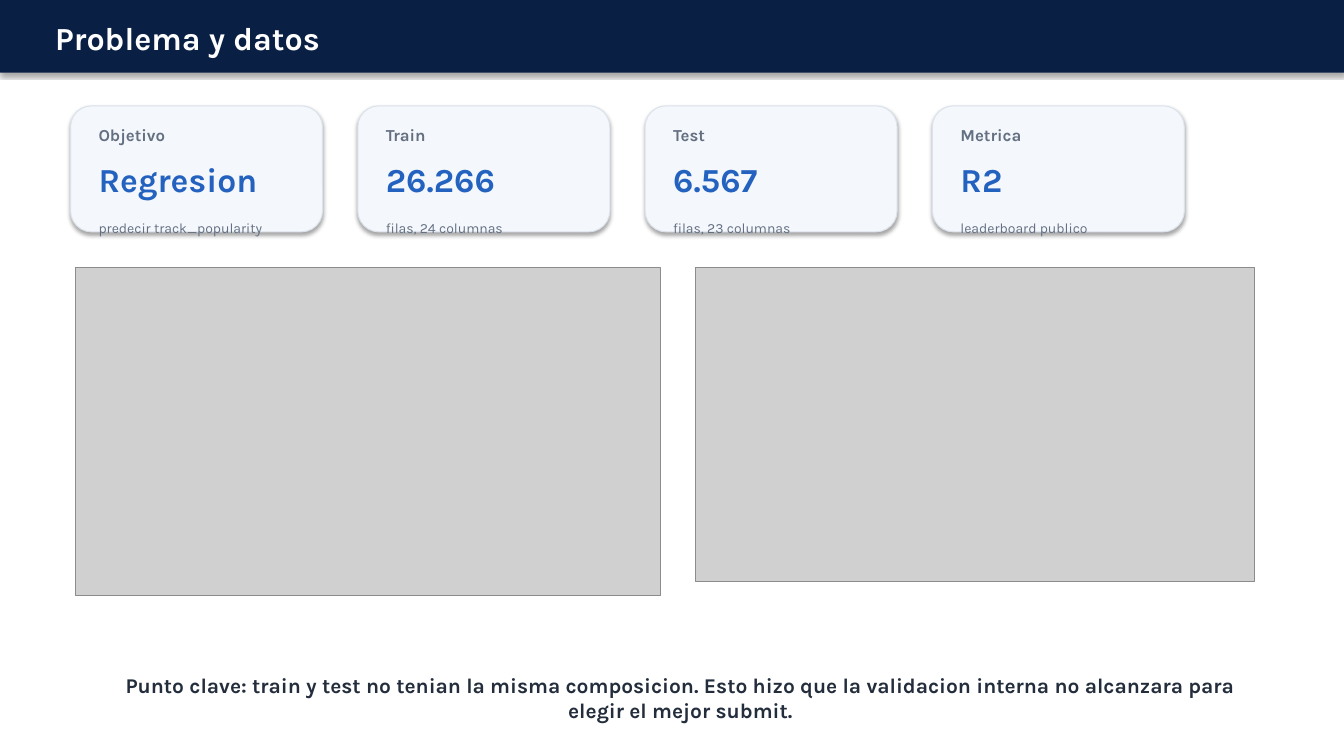
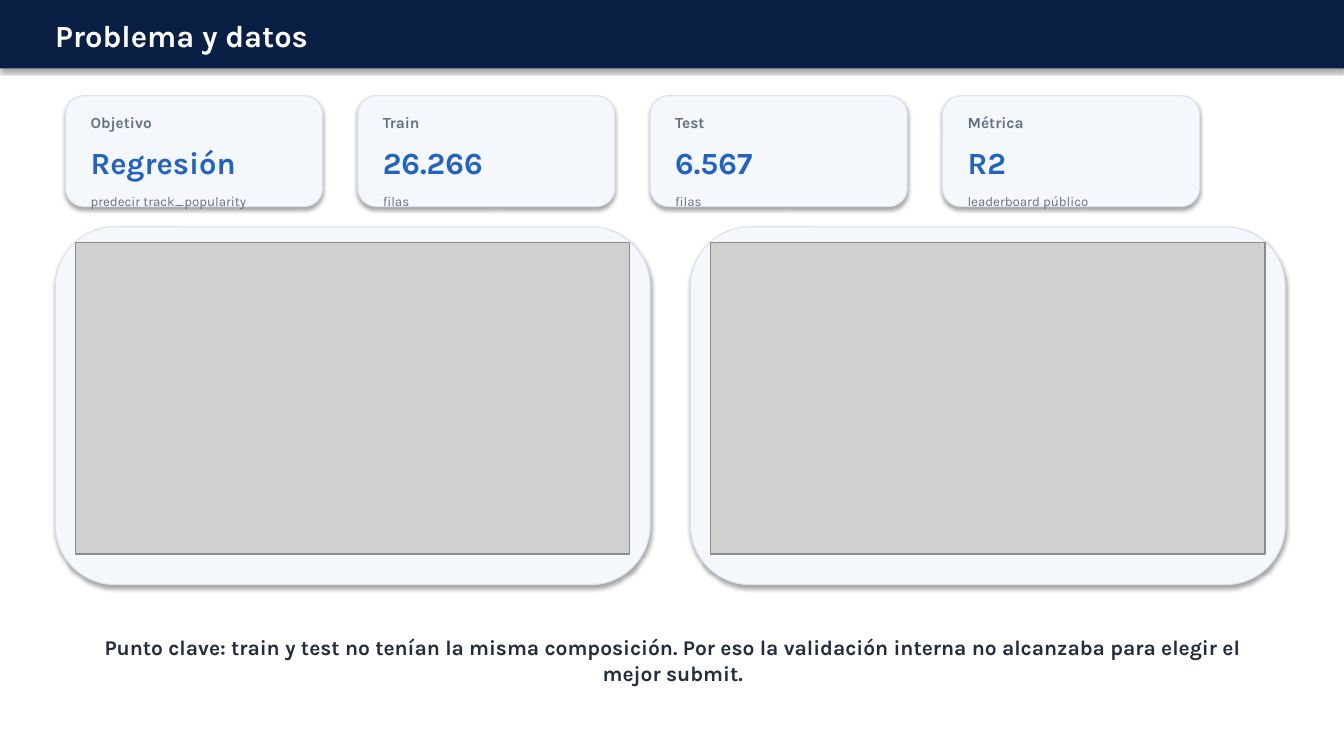
Before and after one commit to matigold22/TP3_Predictiva_Kaggle, a slide deck: slide 2 of presentacion/PRESENTACION_MODELOS_FINAL.pptx. Drawn at 1344x756 pixels with LibreOffice and Linux fonts; fonts in the diff are those of the drawing; grey boxes stand for pictures. Boxes give left, top, right and bottom in pixels: in the first picture for what was removed or moved away, otherwise in the second. Text is boxed around its words. In the diff, an @@ line names an element or a change of style, - is before the commit and + after.

Commit message:
Ajustar layout y caracteres de presentacion

```diff
--- a/presentacion/PRESENTACION_MODELOS_FINAL.pptx
+++ b/presentacion/PRESENTACION_MODELOS_FINAL.pptx
@@ rectangle: place and size @@
-rectangle at box(0, 0, 1344, 73)
+rectangle at box(0, 0, 1344, 69)
@@ text "Problema y datos" at box(55, 26, 308, 55): size 23 to 22 pt @@
@@ rounded rectangle: place and size @@
-rounded rectangle at box(71, 106, 323, 232)
+rounded rectangle at box(66, 96, 323, 207)
@@ text "Objetivo": place and size @@
-text "Objetivo" at box(99, 129, 166, 145)
+text "Objetivo" at box(91, 117, 152, 132)
@@ rounded rectangle: place and size @@
-rounded rectangle at box(358, 106, 610, 232)
+rounded rectangle at box(358, 96, 615, 207)
@@ text "Train": place and size @@
-text "Train" at box(386, 129, 426, 141)
+text "Train" at box(383, 117, 420, 128)
@@ rounded rectangle: place and size @@
-rounded rectangle at box(645, 106, 897, 232)
+rounded rectangle at box(650, 96, 907, 207)
@@ size 12 to 11 pt in 3 elements at box(91, 117, 152, 132), box(383, 117, 420, 128), box(675, 118, 704, 128) @@
@@ text "Test": place and size @@
-text "Test" at box(673, 130, 705, 141)
+text "Test" at box(675, 118, 704, 128)
@@ rounded rectangle: place and size @@
-rounded rectangle at box(933, 106, 1185, 232)
+rounded rectangle at box(943, 96, 1200, 207)
@@ text at box(968, 116, 1024, 128): text changed; size 12 to 11 pt @@
-Metrica
+Métrica
@@ text "26.266": place and size @@
-text "26.266" at box(386, 169, 495, 193)
+text "26.266" at box(383, 153, 483, 175)
@@ text "6.567": place and size @@
-text "6.567" at box(673, 169, 757, 193)
+text "6.567" at box(675, 153, 752, 175)
@@ size 24 to 22 pt in 3 elements at box(383, 153, 483, 175), box(675, 153, 752, 175), box(968, 153, 1006, 174) @@
@@ text "R2": place and size @@
-text "R2" at box(960, 169, 1002, 192)
+text "R2" at box(968, 153, 1006, 174)
@@ text at box(91, 150, 236, 182): text changed; size 24 to 22 pt @@
-Regresion
+Regresión
@@ text "predecir track_popularity": place and size @@
-text "predecir track_popularity" at box(99, 223, 262, 237)
+text "predecir track_popularity" at box(91, 197, 246, 210)
@@ text "predecir track_popularity" at box(91, 197, 246, 210): size 10 to 9.5 pt @@
@@ text at box(383, 197, 409, 210): text changed; size 10 to 9.5 pt @@
-filas, 24 columnas
+filas
@@ text at box(675, 197, 701, 210): text changed; size 10 to 9.5 pt @@
-filas, 23 columnas
+filas
@@ text at box(968, 196, 1088, 210): text changed; size 10 to 9.5 pt @@
-leaderboard publico
+leaderboard público
@@ rounded rectangle added at box(55, 227, 650, 585), fill #F4F7FB, outline #DCE2EC 0.75 pt @@
@@ rounded rectangle added at box(691, 227, 1286, 585), fill #F4F7FB, outline #DCE2EC 0.75 pt @@
@@ picture: place and size @@
-picture at box(76, 267, 660, 596)
+picture at box(76, 242, 630, 554)
@@ picture: place and size @@
-picture at box(696, 267, 1255, 582)
+picture at box(711, 242, 1265, 554)
@@ text at box(105, 638, 1240, 687): text changed @@
-Punto clave: train y test no tenian la misma composicion. Esto hizo que la validacion interna no alcanzara para elegir el mejor submit.
+Punto clave: train y test no tenían la misma composición. Por eso la validación interna no alcanzaba para elegir el mejor submit.
```
Also in this commit, not shown: 9 other slides changed.
